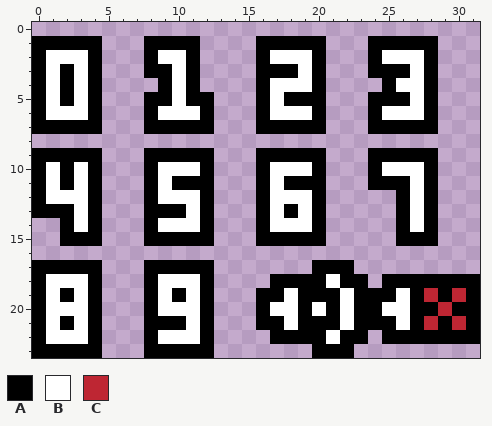
File history of a pixel-art sprite, assets/spritesheets/sprite-hud.png. Above: the version before the commit.
The file is 32x24 pixels.
Palette (. is transparent): A #000000  B #ffffff  C #be2633
Pixels before, first column x 0:
 1 AAAAA...AAAA....AAAAA...AAAAA...
 2 ABBBA...ABBA....ABBBA...ABBBA...
 3 ABABA...AABA....AAABA...AAABA...
 4 ABABA....ABA....ABBBA....ABBA...
 5 ABABA...AABAA...ABAAA...AAABA...
 6 ABBBA...ABBBA...ABBBA...ABBBA...
 7 AAAAA...AAAAA...AAAAA...AAAAA...
 8 ................................
 9 AAAAA...AAAAA...AAAAA...AAAAA...
10 ABABA...ABBBA...ABBBA...ABBBA...
11 ABABA...ABAAA...ABAAA...AAABA...
12 ABBBA...ABBBA...ABBBA.....ABA...
13 AAABA...AAABA...ABABA.....ABA...
14 ..ABA...ABBBA...ABBBA.....ABA...
15 ..AAA...AAAAA...AAAAA.....AAA...
16 ................................
17 AAAAA...AAAAA.......AAA.........
18 ABBBA...ABBBA....AAAABAA.AAAAAAA
19 ABABA...ABABA...AABAAABAAABACACA
20 ABBBA...ABBBA...ABBABABAABBAACAA
21 ABABA...AAABA...AABAAABAAABACACA
22 ABBBA...ABBBA....AAAABAA.AAAAAAA
23 AAAAA...AAAAA.......AAA.........
After:
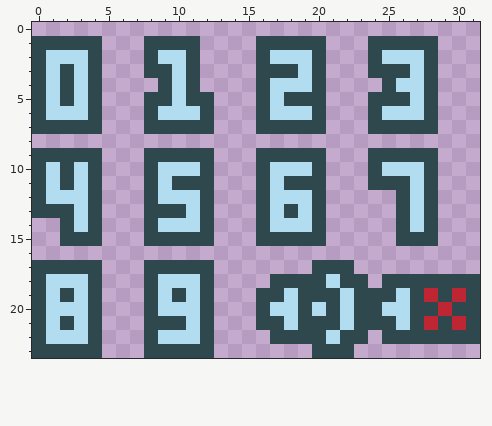
Log entry: chore: adjust hud colors to match map
Difference:
Colour A changes from #000000 to #2f484e.
Colour B changes from #ffffff to #b2dcef.
